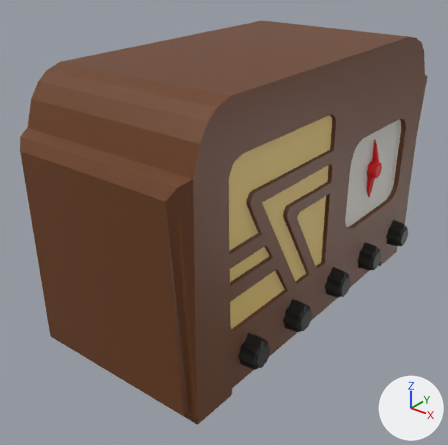
Before and after pictures for a commit that changed the Blender file Resources/Models/ANRQ/Radio.blend.
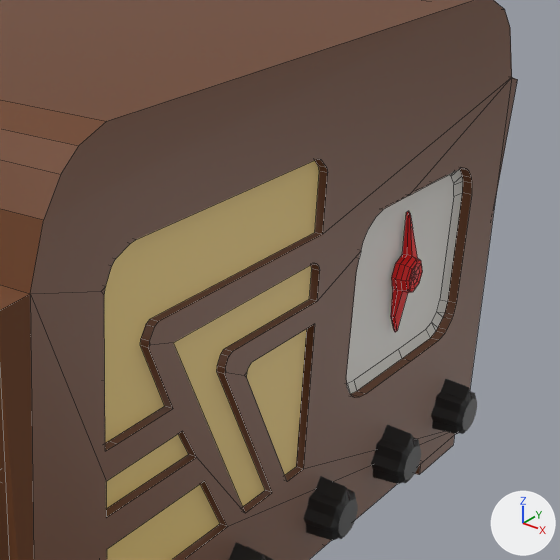
The first picture shows the older version from a 50 mm lens placed at (0.345, -0.473, 0.237), pointed at (-0.007, -0.032, -0.036). The close-ups show both versions on the part from 40% to 100% of the width and 8% to 69% of the height of that picture; other places that the commit changed are outside them. Every picture has the same lights, and +X, +Y and +Z are marked at lower right. The close-ups show mesh edges as thin lines.

The older version as bpy lines, for what is in view:
```python
mat_material_003 = principled_material('Material.003')
mat_material_003.base_color = (0.712, 0.697, 0.653)  # light grey #dcd9d3
me_cube_002 = bpy.data.meshes.new('Cube.002')
me_cube_002.from_pydata(...)  # 360 vertices, 283 faces; spans x -0.09..0.094, y -0.205..0.211, z -0.133..0.134
# faces by material slot: [141, 5, 29, 108]
me_cube_002.materials.append(mat_material_002)  # brown #6d3f1e
me_cube_002.materials.append(mat_material_001)  # yellow #e7c870
me_cube_002.materials.append(mat_material_003)  # light grey #dcd9d3
me_cube_002.materials.append(mat_material_004)  # red #e70003
me_cylinder_004 = bpy.data.meshes.new('Cylinder.004')
me_cylinder_004.from_pydata(...)  # 77 vertices, 62 faces; spans x -0.0122..0.01, y -0.01..0.01, z -0.0058..0.0063
# faces by material slot: [60, 2]
me_cylinder_004.materials.append(mat_material_005)  # black #212121
me_cylinder_004.materials.append(mat_material_004)  # red #e70003
me_cylinder_005 = bpy.data.meshes.new('Cylinder.005')
me_cylinder_005.from_pydata(...)  # 77 vertices, 62 faces; spans x -0.0122..0.01, y -0.01..0.01, z -0.0058..0.0063
# faces by material slot: [60, 2]
me_cylinder_005.materials.append(mat_material_005)  # black #212121
me_cylinder_005.materials.append(mat_material_004)  # red #e70003
ob_knob_003 = bpy.data.objects.new('Knob.003', me_cylinder_004)
ob_knob_003.location = (0.0988, 0.0891, -0.0925)
ob_knob_003.rotation_euler = (0.0, 1.571, 0.0)  # degrees (0, 90, 0)
ob_knob_003.scale = (1.41, 1.41, 1.41)
ob_knob_004 = bpy.data.objects.new('Knob.004', me_cylinder_005)
ob_knob_004.location = (0.0988, 0.1596, -0.0925)
ob_knob_004.rotation_euler = (0.0, 1.571, 0.0)  # degrees (0, 90, 0)
ob_knob_004.scale = (1.41, 1.41, 1.41)
ob_radio = bpy.data.objects.new('Radio', me_cube_002)
ob_radio.location = (0.0, 0.0, 0.0)
# also in view: 'Knob.002' at (0.099, 0.02, -0.091)
```
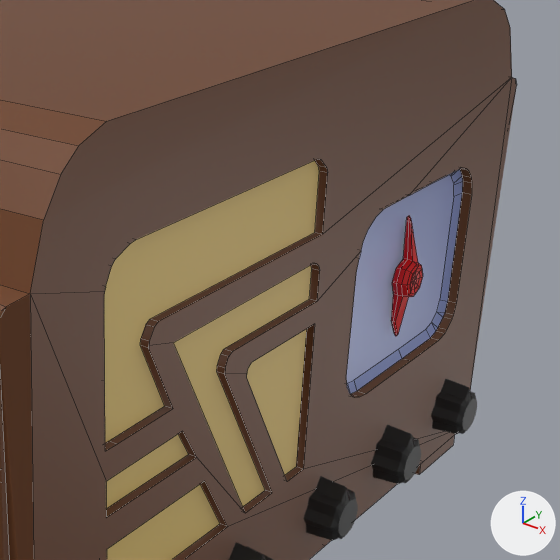
The change, as JSON lines over the scene's bpy script:
```json
{"op": "set", "path": "mat_material_003.base_color", "old": "(0.712, 0.697, 0.653)", "new": "(0.311, 0.378, 0.712)", "note": "light grey #dbd9d3 -> blue #97a5db"}
{"block": "me_cube_002", "where": "# used by ob_radio; location = (0.0, 0.0, 0.0)"}
{"op": "remove", "block": "me_cube_002", "code": "me_cube_002.from_pydata(...)  # 360 vertices, 283 faces; spans x -0.09..0.094, y -0.205..0.211, z -0.133..0.134"}
{"op": "add", "block": "me_cube_002", "code": "me_cube_002.from_pydata(...)  # 373 vertices, 292 faces; spans x -0.09..0.094, y -0.205..0.211, z -0.133..0.134"}
{"block": "me_cube_002", "change": "me_cube_002 part 1"}
{"block": "me_cube_002", "change": "102 vertices are removed from x -0.09..0.094, y -0.199..0.211, z -0.027..0.084"}
{"block": "me_cube_002", "change": "122 faces are deleted"}
{"block": "me_cube_002", "change": "3 vertices in x 0.091, y -0.152..-0.056, z -0.059..0.074 move by (0.0, 0.002, 0.0)"}
{"block": "me_cube_002", "change": "7 vertices move from x -0.084..0.093, y -0.205..0.211, z 0.002..0.072 to x -0.084..0.093, y -0.205..0.211, z 0.002..0.069"}
{"block": "me_cube_002", "change": "115 vertices are added at x -0.09..0.094, y -0.203..0.211, z -0.03..0.085"}
{"block": "me_cube_002", "change": "23 new faces join them, mat_material_002 (brown #6d3f1e)"}
{"block": "me_cube_002", "change": "108 new faces join them, mat_material_004 (red #e70003)"}
```

Location of each change, [x1, y1, x2, y2] in pixels of the close-ups (560 x 560 px):
```json
{"object": "Radio", "change": "recoloured, reshaped", "before": [0, 0, 517, 560], "after": [0, 0, 517, 560], "on screen": "grey to blue"}
```
